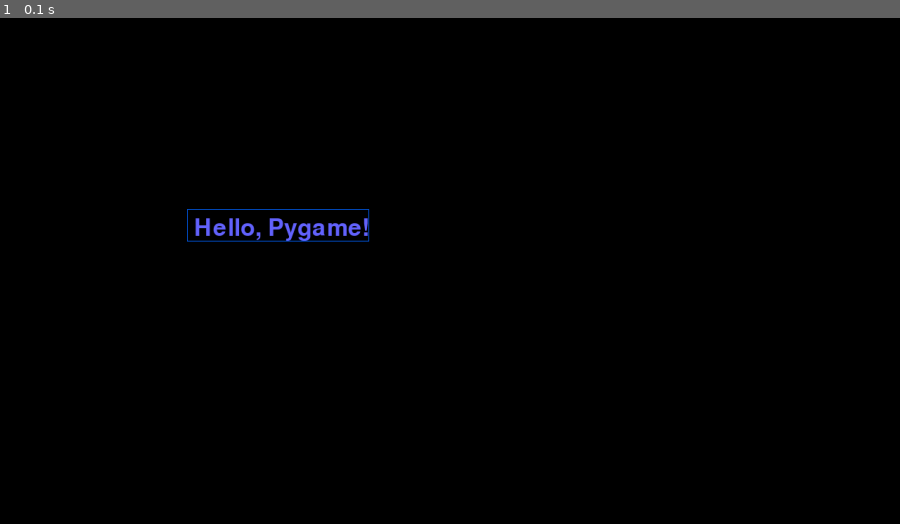
Above: before the commit, frame 1.
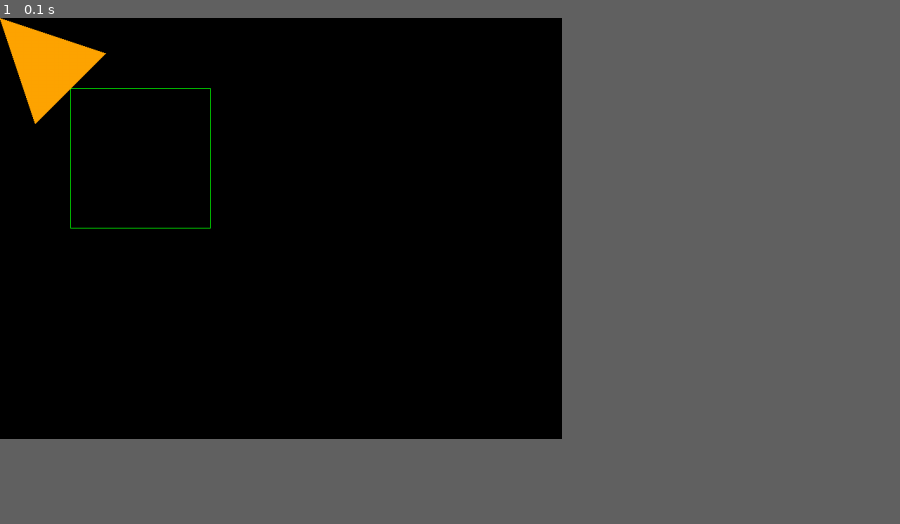
Above: after the commit, the same moment.

Repository: Kotee-47/PG15
Game: pygame game, started from 12_05_dec_PYGAME1/main2.py
Two runs of this game, one before a commit and one after it. Both use one fixed random seed, a clock stepped at 60 frames per second and the inputs below.
Inputs:
- Up to frame 1 (0.1 s): no input
The window is 900x506 before the commit and 562x421 after it. Grey fills any space a smaller window leaves; there, only what the larger window draws over its background counts as a difference.

The runs differ from the first frame. In frame 1, 1.8% of the frame differs, in the area x 0-42%, y 0-45%.

Commit message:
добавили функции рисования

Diff:
--- a/12_05_dec_PYGAME1/main2.py
+++ b/12_05_dec_PYGAME1/main2.py
@@ -1,9 +1,11 @@
 # Example file showing a basic pygame "game loop"
+import random
+
 import pygame
 
 
-def draw(screeen):
-    screeen.fill((0, 0, 0))
+def draw(screen):
+    screen.fill((0, 0, 0))
     font = pygame.font.Font(None, 50)
     text = font.render('Hello, Pygame!',
                        True,
@@ -12,14 +14,29 @@
     text_h = text.get_height()
     text_x = width // 2 - text_w // 2
     text_y = height // 2 - text_h // 2
-    screeen.blit(text, (text_x, text_y))
-    pygame.draw.rect(screeen, (0, 100, 255),
-                     (text_x - 10,  text_y - 10, text_w + 10,  text_h + 10), 1)
+    screen.blit(text, (text_x, text_y))
+    pygame.draw.rect(screen, (0, 100, 255),
+                     (text_x - 10,  text_y - 10, text_w + 20,  text_h + 20), 1)
+
+
+def draw2(screen):
+    for i in range(1000):
+        screen.fill(pygame.Color('white'),
+                    (random.random() * width,
+                     random.random() * height, 2, 2))
+
+
+def draw3(screen):
+    screen.fill((0, 0, 0))
+    pygame.draw.rect(screen, (0, 255, 0),
+                     (100, 100,
+                      200, 200), 1)
+    pygame.draw.polygon(screen, pygame.Color('orange'), [(0, 0), (150, 50), (50, 150)], 0)
 
 
 # pygame setup
 pygame.init()
-screen = pygame.display.set_mode((1280, 720))
+screen = pygame.display.set_mode((800, 600))
 clock = pygame.time.Clock()
 running = True
 
@@ -33,10 +50,12 @@
             running = False
 
     # fill the screen with a color to wipe away anything from last frame
-    screen.fill("purple")
+    screen.fill("black")
 
     # RENDER YOUR GAME HERE
-    draw(screen)
+    # draw(screen)
+    # draw2(screen)
+    draw3(screen)
 
     # flip() the display to put your work on screen
     pygame.display.flip()
